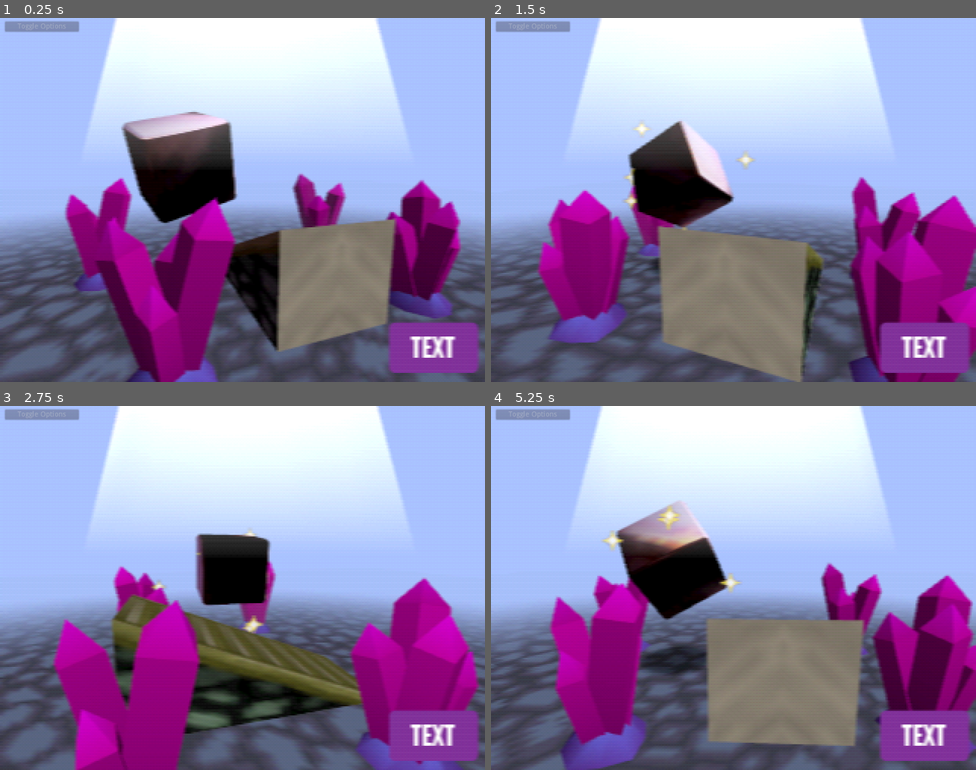
Above: before the commit, frames 1-4 (two rows, left to right).
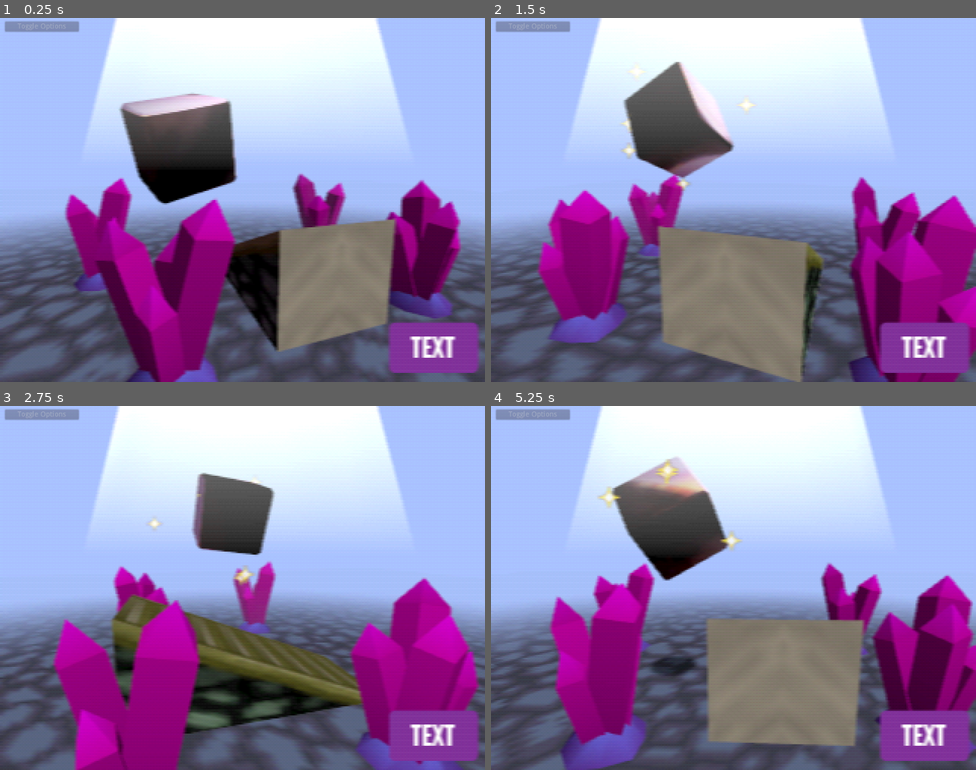
Above: after the commit, the same moments.

Repository: MenacingMecha/godot-n64-shader-demo
Game: Godot game, scene res://main.tscn
The game is run twice, just before and just after one commit, with the same random seed, the same clock (stepped at 60 frames per second) and the same inputs. The engine's default icon, where the game draws it, is replaced by a stand-in: a white triangle on a blue panel in a dark square.
Inputs:
- Up to frame 1 (0.25 s): no input
- Up to frame 2 (1.5 s): tap Enter (ui_accept) at 0.5, 0.6, 0.77, 1.07, 1.35 s
- Up to frame 3 (2.75 s): tap Enter (ui_accept) at 1.52, 1.82, 2.1 s
- Up to frame 4 (5.25 s): tap Enter (ui_accept) at 2.85, 3.02, 3.32, 3.6, 3.77, 4.07, 4.35, 4.52, 4.82, 5.1 s; tap R (reset_camera_position) at 4.15 s

The runs differ from the first frame. In frame 1, 4.1% of the frame differs, in the area x 24-50%, y 20-57%; in frame 2, 6.9%; in frame 3, 5.0%; in frame 4, 7.7%, in the area x 21-52%, y 14-73%.

Commit message:
Added `scene_controls.gd` and refactored `spatial_sin_pan.gd` input

Diff:
--- /dev/null
+++ b/world/scene_controls.gd
@@ -0,0 +1,33 @@
+extends Node
+
+signal pause
+signal reset
+
+const PAUSE_ACTION := "ui_accept"
+const RESET_ACTION := "reset_camera_position"
+
+var _is_paused := false setget _set_is_paused
+
+
+func _ready():
+	for node in get_tree().get_nodes_in_group("can_pause"):
+		connect("pause", node, "set_process")
+
+	for node in get_tree().get_nodes_in_group("can_restart"):
+		assert(node.has_method("restart"))
+		connect("reset", node, "restart")
+
+
+func _unhandled_input(event: InputEvent):
+	if event.is_action_pressed(PAUSE_ACTION):
+		self._is_paused = !self._is_paused
+
+	elif event.is_action_pressed(RESET_ACTION):
+		emit_signal("reset")
+
+	get_tree().set_input_as_handled()
+
+
+func _set_is_paused(p_paused: bool):
+	_is_paused = p_paused
+	emit_signal("pause", !p_paused)
--- a/world/spatial_sin_pan.gd
+++ b/world/spatial_sin_pan.gd
@@ -1,43 +1,33 @@
 extends Spatial
 
-export (NodePath) var shadow_path
-export (float, 0, 100) var rotation_speed = 50
-export (float, -2, 2) var translation_distance = 0.5
-export (float, 0, 2) var translation_speed = 1
-export (bool) var should_update = true
+const TRANSLATION_DISTANCE := 1.0
+const TRANSLATION_SPEED := 1.0
+const ROTATION_SPEED := 1.0
 
-var time: float = 0
-var default_y: float = 0
-var custom_rotation = Vector3.ONE
-var shadow
+export var _reverse_direction := false
 
-onready var default_transform : Transform = get_transform()
+var _time := 0.0
 
-func _ready():
-	default_y = translation.y
-	shadow = get_node(shadow_path)
+onready var _default_transform: Transform = get_transform()
 
-func _physics_process(delta):
-	if Input.is_action_just_pressed("ui_accept"):
-		should_update = !should_update
 
-	if Input.is_action_just_pressed("reset_camera_position"):
-		set_transform(default_transform)
-		custom_rotation = Vector3.ONE
-		time = 0
+func _process(p_delta: float):
+	self._time += p_delta
+	self.transform = get_animated_transform(
+		self._default_transform, self._time, self._reverse_direction
+	)
 
-	if should_update:
-		# funky movement
-		time += delta
-		custom_rotation += Vector3.ONE * delta * rotation_speed
-		translation.y = default_y - sin(time * translation_speed) * translation_distance
-		set_rotation_degrees(custom_rotation)
 
-		# update shadow
-		var space_state = get_world().direct_space_state
-		# TODO: Magic number
-		var result = space_state.intersect_ray(translation, translation + Vector3(0, -100, 00))
-		if result:
-			if result.collider.name == "FloorBody":
-				var distance_from_ground = result.position - translation
-				shadow.update_shadow(translation, distance_from_ground.y)
+func restart():
+	set_transform(self._default_transform)
+	self._time = 0
+
+
+static func get_animated_transform(
+	p_default_transform: Transform, p_time: float, p_reverse_direction: bool
+) -> Transform:
+	var rotation = Vector3.ONE * p_time * ROTATION_SPEED
+	var translation_direction := -1 if p_reverse_direction else 1
+	var y_pos := sin(p_time * TRANSLATION_SPEED) * TRANSLATION_DISTANCE * translation_direction
+	var offset_transform := Transform(Basis(rotation), Vector3.UP * y_pos)
+	return p_default_transform * offset_transform
--- a/world/world.tscn
+++ b/world/world.tscn
@@ -15,6 +15,7 @@
 [ext_resource path="res://world/particle_reset.gd" type="Script" id=13]
 [ext_resource path="res://world/stairs/stairs_Mesh.mesh" type="ArrayMesh" id=14]
 [ext_resource path="res://world/world_env.tres" type="Environment" id=15]
+[ext_resource path="res://world/scene_controls.gd" type="Script" id=16]
 [ext_resource path="res://world/stairs/stairs_side_mat.tres" type="Material" id=19]
 [ext_resource path="res://world/stairs/stairs_top_mat.tres" type="Material" id=20]
 
@@ -40,12 +41,11 @@
 
 [node name="World" type="Spatial"]
 
-[node name="BoxMetal" type="MeshInstance" parent="."]
+[node name="BoxMetal" type="MeshInstance" parent="." groups=["can_pause", "can_restart"]]
 transform = Transform( 0.613118, 0, 0, 0, 0.613118, 0, 0, 0, 0.613118, -1, 2.236, 0 )
 mesh = ExtResource( 2 )
 material/0 = ExtResource( 9 )
 script = ExtResource( 3 )
-shadow_path = NodePath("../BoxShadow")
 
 [node name="Particles" type="Particles" parent="BoxMetal"]
 transform = Transform( 0.999973, 0.00729208, -0.00112456, -0.00729237, 0.999973, -0.000250523, 0.00112271, 0.000258713, 0.999999, 0, 0, 0 )
@@ -64,9 +64,6 @@
 mesh = ExtResource( 8 )
 material/0 = ExtResource( 5 )
 script = ExtResource( 3 )
-shadow_path = NodePath("../BoxShadow2")
-rotation_speed = 0.0
-translation_distance = -0.5
 
 [node name="BoxShadow2" parent="." instance=ExtResource( 6 )]
 transform = Transform( 3.2649, 0, 0, 0, -1.42713e-07, 1, 0, -3.2649, -4.37114e-08, 0.651182, 0.507847, 0.572559 )
@@ -122,3 +119,6 @@
 skeleton = NodePath("")
 material/0 = ExtResource( 19 )
 material/1 = ExtResource( 20 )
+
+[node name="SceneControls" type="Node" parent="."]
+script = ExtResource( 16 )
Not shown: 1 places in world/world.tscn that only renumber resources
